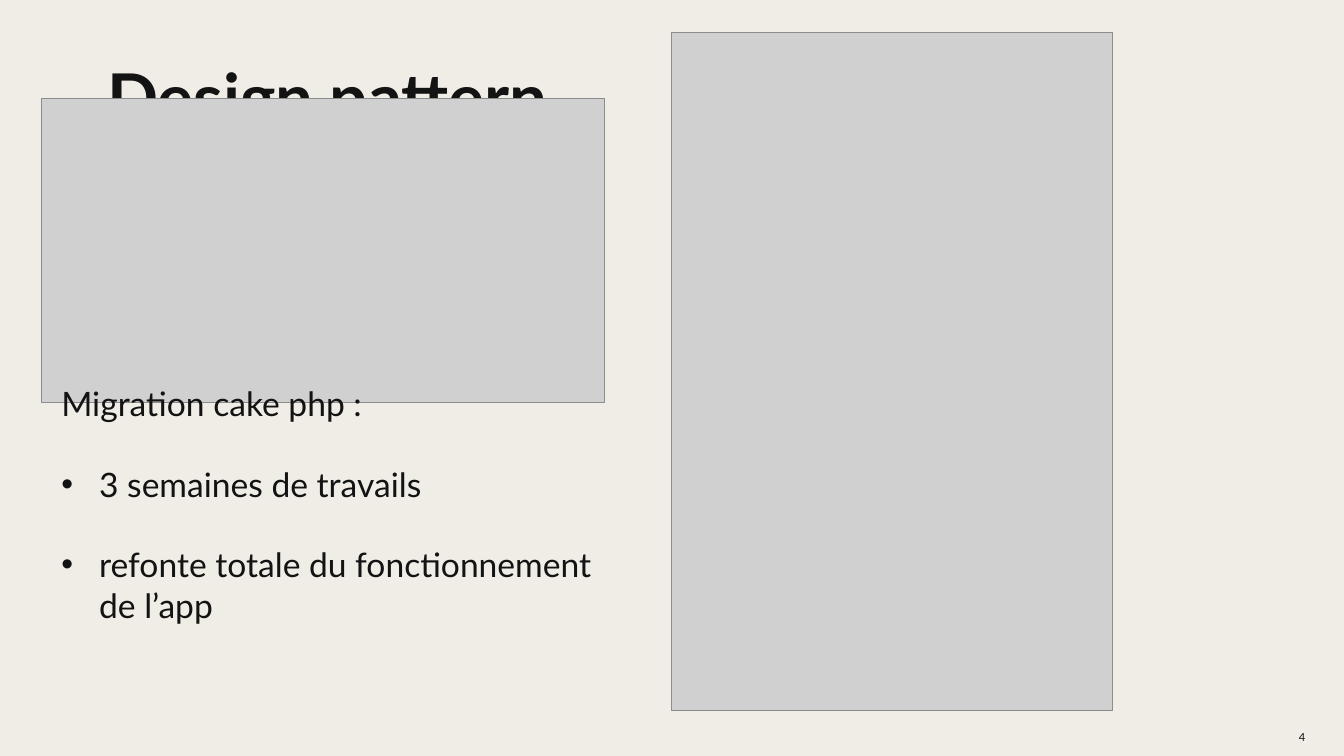
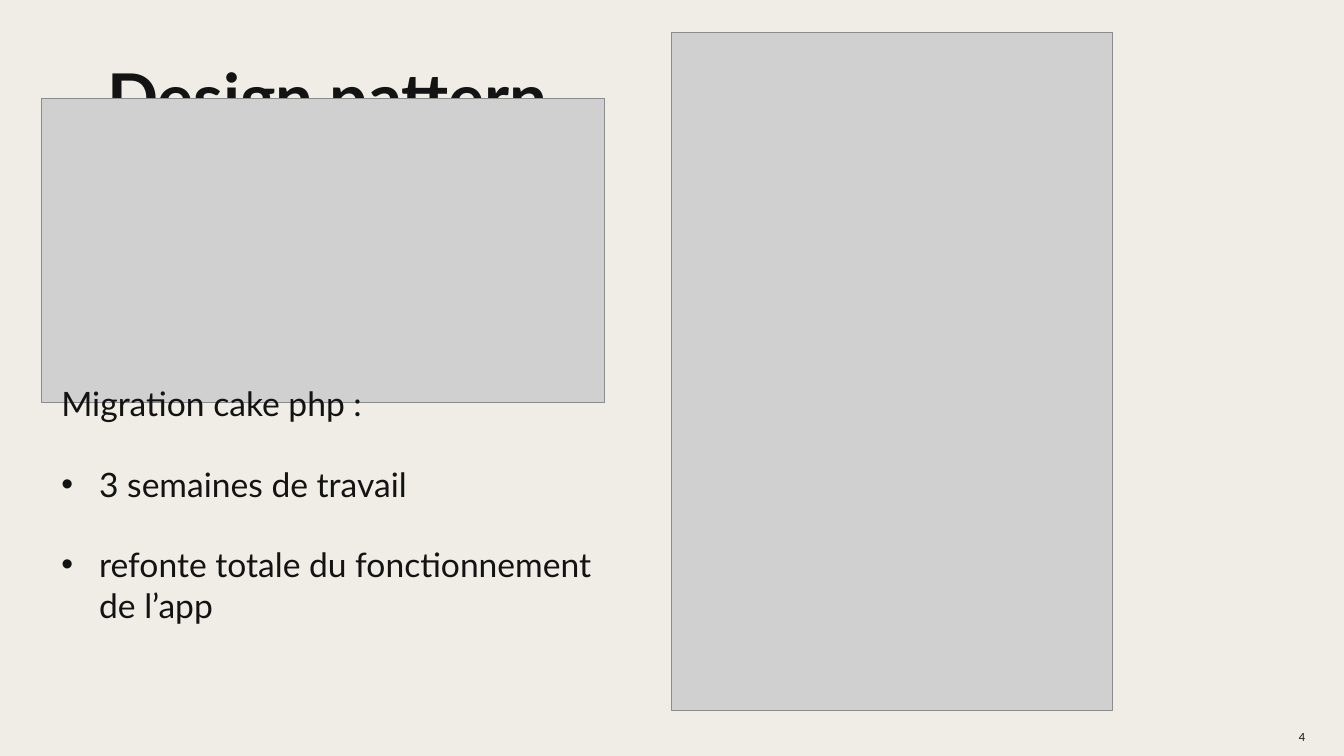
Before and after one commit to SashLamb/Trips-Roads, a slide deck: slide 4 of Documents/Presentation_S4.pptx. Drawn at 1344x756 pixels with LibreOffice and Linux fonts; fonts in the diff are those of the drawing; grey boxes stand for pictures; background and template pictures are left out. Boxes give left, top, right and bottom in pixels: in the first picture for what was removed or moved away, otherwise in the second. Text is boxed around its words. In the diff, an @@ line names an element or a change of style, - is before the commit and + after.

```diff
--- a/Documents/Presentation_S4.pptx
+++ b/Documents/Presentation_S4.pptx
@@ text at <box>99,472,407,498</box>: text changed @@
-• 3 semaines de travails
+• 3 semaines de travail
```
Also in this commit, not shown: 9 other slides changed.
